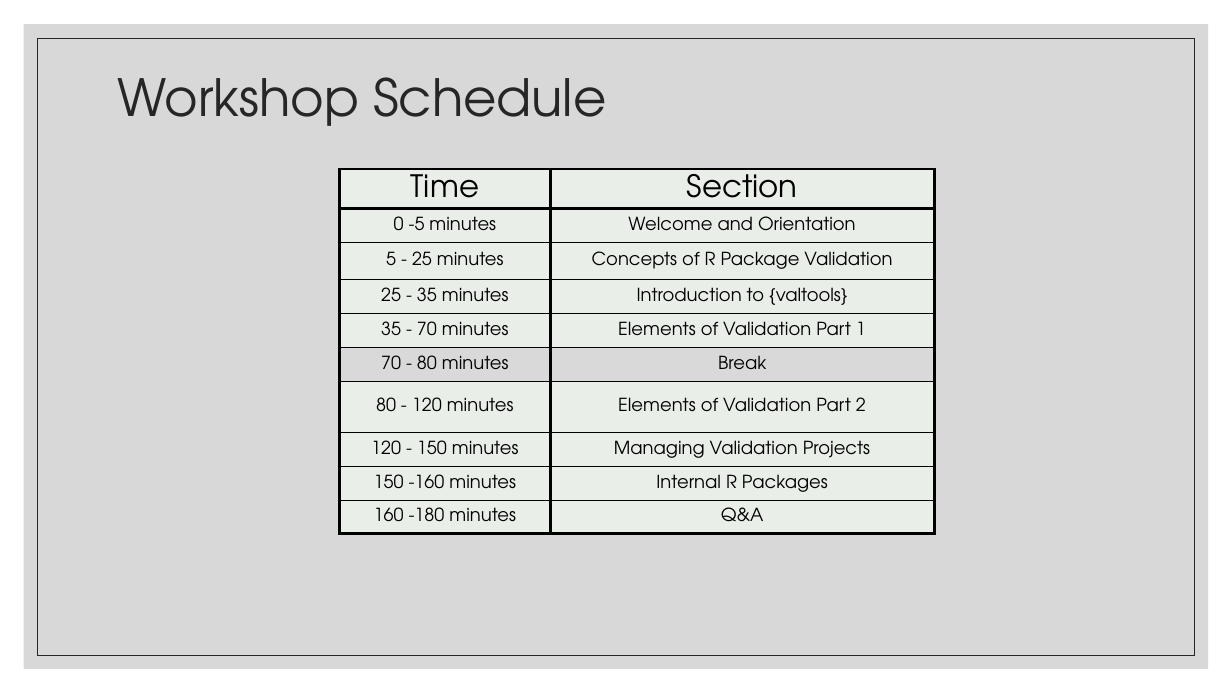
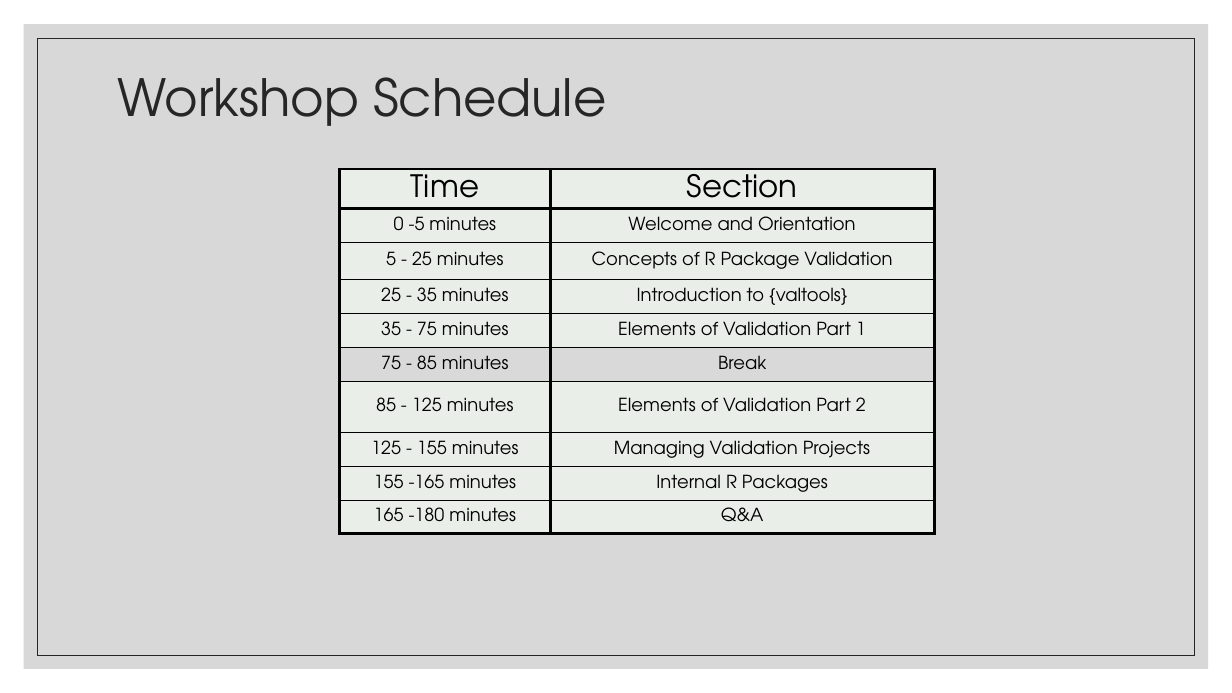
Before and after one commit to FredHutch/R_Package_Validation_Tutorial, a slide deck: slide 17 of Slides/Slides-01-Welcome_and_Orientation/Slides-01-Welcome_and_Orientation.pptx. Drawn at 1232x693 pixels with LibreOffice and Linux fonts; fonts in the diff are those of the drawing. Boxes give left, top, right and bottom in pixels: in the first picture for what was removed or moved away, otherwise in the second. Text is boxed around its words. In the diff, an @@ line names an element or a change of style, - is before the commit and + after.

Commit message:
Add Schedule Add debugging triage instructions Update Readme

```diff
--- a/Slides/Slides-01-Welcome_and_Orientation/Slides-01-Welcome_and_Orientation.pptx
+++ b/Slides/Slides-01-Welcome_and_Orientation/Slides-01-Welcome_and_Orientation.pptx
@@ table at [340,169,935,534] @@
-row 5, column 1: 35 - 70 minutes
+row 5, column 1: 35 - 75 minutes
-row 6, column 1: 70 - 80 minutes
+row 6, column 1: 75 - 85 minutes
-row 7, column 1: 80 - 120 minutes
+row 7, column 1: 85 - 125 minutes
-row 8, column 1: 120 - 150 minutes
+row 8, column 1: 125 - 155 minutes
-row 9, column 1: 150 -160 minutes
+row 9, column 1: 155 -165 minutes
-row 10, column 1: 160 -180 minutes
+row 10, column 1: 165 -180 minutes
```
Also in this commit, not shown: 3 other files.
